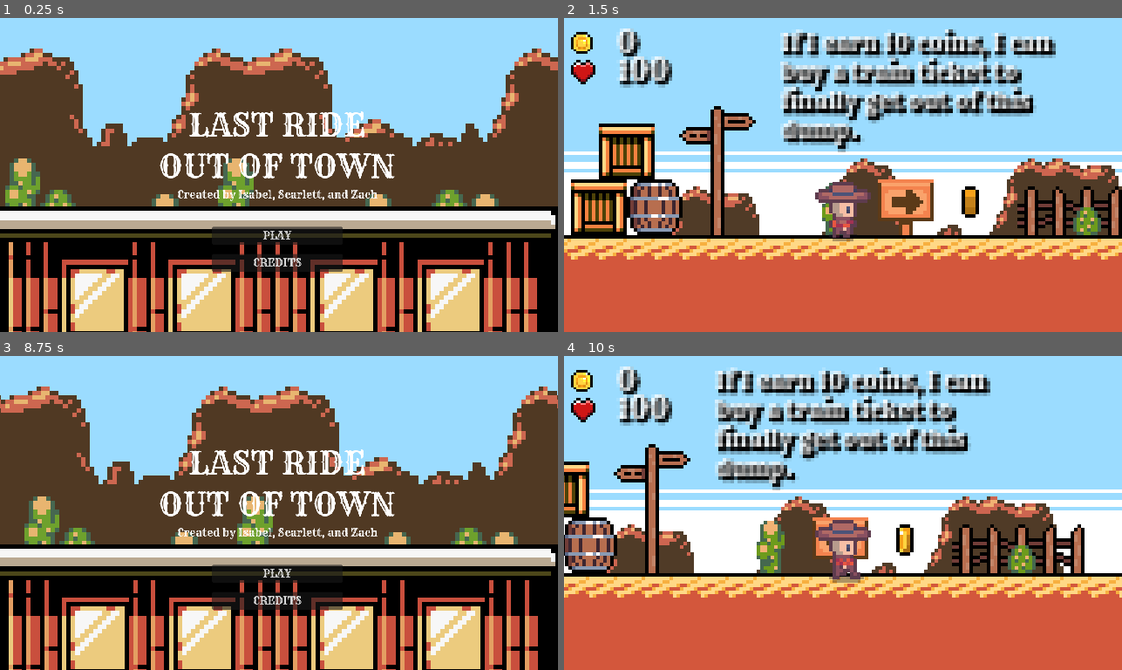
Above: before the commit, frames 1-4 (two rows, left to right).
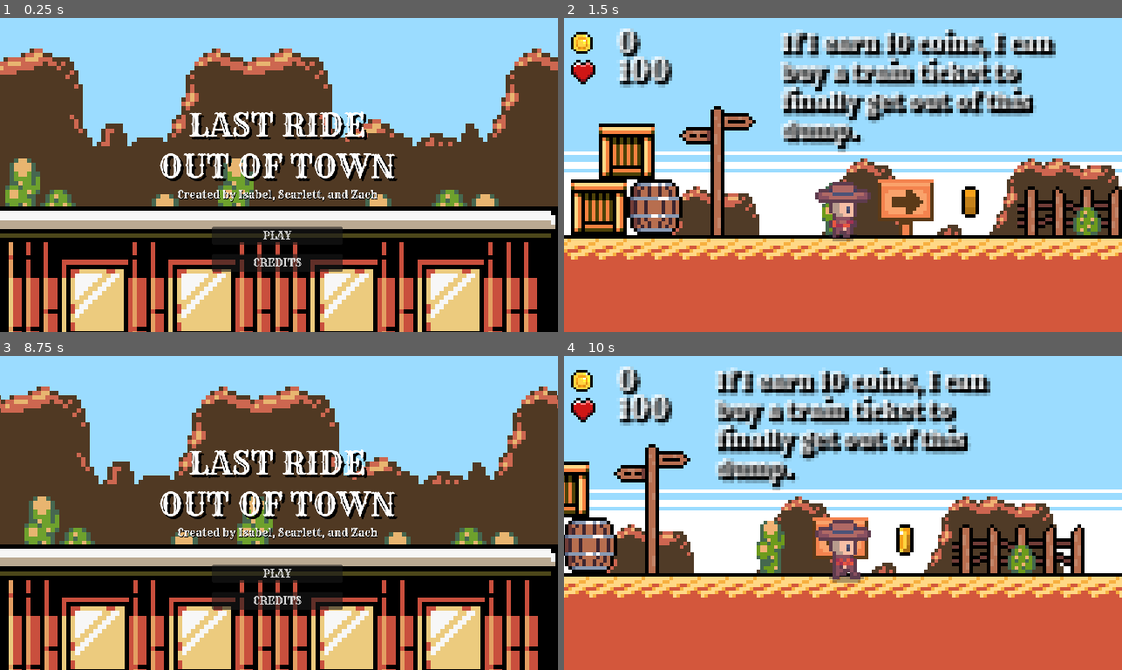
Above: after the commit, the same moments.

Repository: iltusing/hoohacks26
Game: Godot game, scene res://scenes/title.tscn
The game is run twice, just before and just after one commit, with the same random seed, the same clock (stepped at 60 frames per second) and the same inputs. Sound files missing from this copy of the repository are replaced by a short silence.
Inputs:
- Up to frame 1 (0.25 s): no input
- Up to frame 2 (1.5 s): click "PLAY" at 0.5 s; hold D (move_right) from 1.28 s (still down); hold E (interact) from 1.28 s (still down)
- Up to frame 3 (8.75 s): tap W (jump) at 1.52, 2.27, 3.77, 4.52, 5.27, 6.77, 7.52, 8.27 s; release E (interact) at 2.03 s; tap Space (shoot) at 2.1, 3.6, 5.1, 6.5, 6.6, 8, 8.1 s; release D (move_right) at 2.78 s; hold A (move_left) 2.78-3.53 s; hold E (interact) 2.78-3.53 s; hold D (move_right) 3.53-5.03 s; hold E (interact) 4.28-5.03 s; hold A (move_left) 5.03-5.78 s; tap Enter at 5.75, 7.25 s; hold D (move_right) 5.78-6.53 s; hold E (interact) 5.78-6.53 s; hold A (move_left) 6.53-8.03 s; hold E (interact) 7.28-8.03 s; hold D (move_right) from 8.03 s (still down)
- Up to frame 4 (10 s): release D (move_right) at 8.75 s; click "PLAY" at 8.75 s; hold D (move_right) from 9.53 s (still down); hold E (interact) from 9.53 s (still down)

The runs differ from the first frame. In frame 1, 1.9% of the frame differs, in the area x 29-72%, y 30-59%; in frame 2, nothing differs; in frame 3, 2.0%; in frame 4, nothing differs.

Commit message:
Add drop shadow to title

Diff:
--- a/wild-west-game/scenes/title.tscn
+++ b/wild-west-game/scenes/title.tscn
@@ -74,6 +74,9 @@
 
 [node name="title" type="Label" parent="MAIN/title_container" unique_id=1715514048]
 layout_mode = 2
+theme_override_colors/font_shadow_color = Color(0, 0, 0, 1)
+theme_override_constants/shadow_offset_x = 5
+theme_override_constants/shadow_offset_y = 5
 theme_override_fonts/font = ExtResource("1_4ignj")
 theme_override_font_sizes/font_size = 60
 text = "LAST RIDE
@@ -86,6 +89,8 @@
 
 [node name="authors" type="Label" parent="MAIN/author_container" unique_id=999736021]
 layout_mode = 2
+theme_override_colors/font_shadow_color = Color(0, 0, 0, 1)
+theme_override_constants/shadow_offset_x = 1
 theme_override_fonts/font = ExtResource("1_4ignj")
 theme_override_font_sizes/font_size = 20
 text = "Created by Isabel, Scarlett, and Zach"
